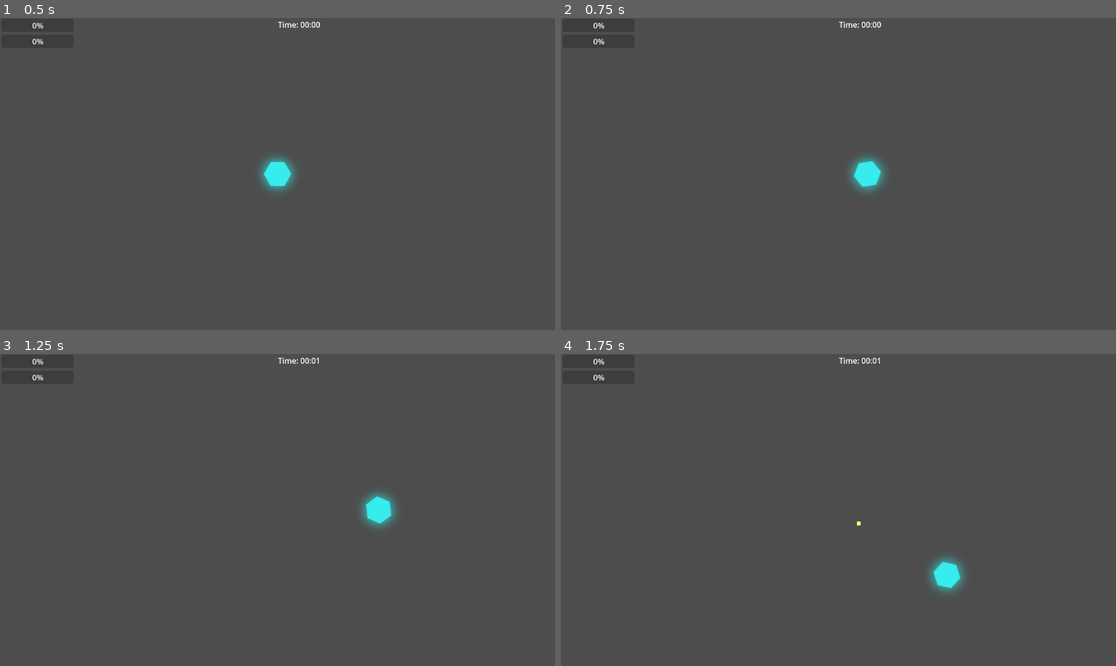
Above: before the commit, frames 1-4 (two rows, left to right).
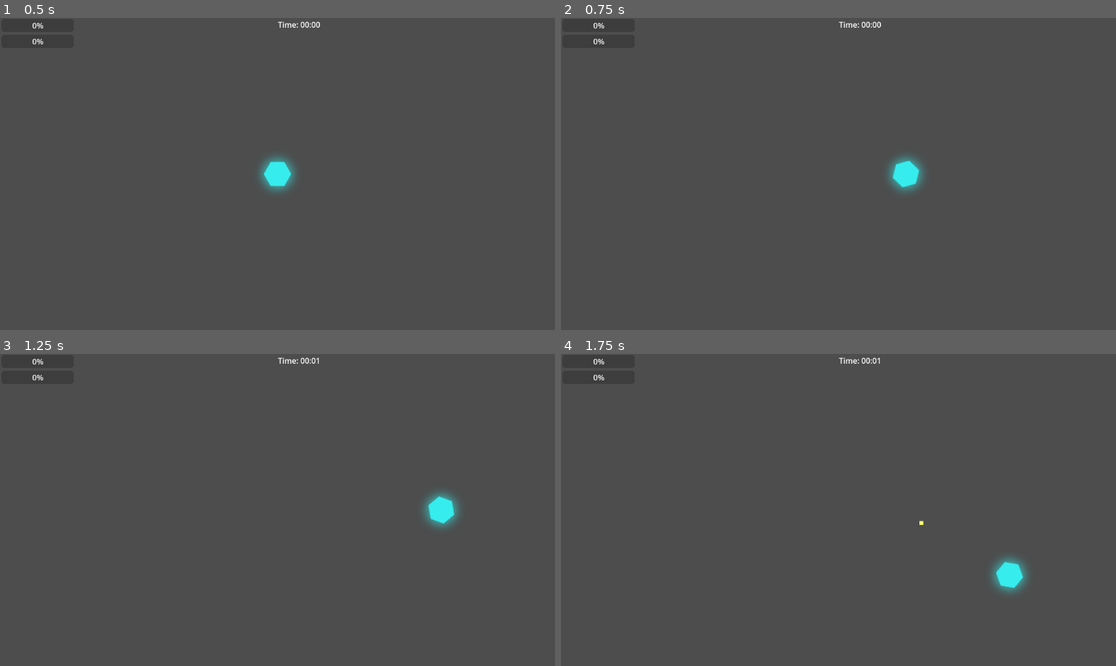
Above: after the commit, the same moments.

Repository: E3-Hub/major-jam-7
Game: Godot game, scene res://scenes/world/main.tscn
The game is run twice, just before and just after one commit, with the same random seed, the same clock (stepped at 60 frames per second) and the same inputs.
Inputs (mouse positions are in pixels of both pictures, inside the frame that each line leads up to):
- Up to frame 1 (0.5 s): no input
- Up to frame 2 (0.75 s): tap Enter at 0.5 s; move the mouse to (960, 158) at 0.52 s; hold D (move_right) from 0.53 s (still down); tap Space (dash, bound only after the commit) at 0.6 s
- Up to frame 3 (1.25 s): keep holding D (move_right)
- Up to frame 4 (1.75 s): move the mouse to (727, 525) at 1.27 s; release D (move_right) at 1.28 s; hold S (move_down) from 1.28 s (still down); click (727, 525) at 1.35 s; tap Space (dash, bound only after the commit) at 1.55 s

Frame 1 is identical in both runs. In frame 2, 1.1% of the frame differs, in the area x 52-66%, y 44-56%; in frame 3, 1.1%; in frame 4, 1.2%, in the area x 53-84%, y 53-77%.

Commit message:
Add Player dash function

Diff:
--- a/project.godot
+++ b/project.godot
@@ -50,6 +50,11 @@
 "events": [Object(InputEventMouseButton,"resource_local_to_scene":false,"resource_name":"","device":-1,"window_id":0,"a …(252 unchanged characters)…
 ]
 }
+dash={
+"deadzone": 0.5,
+"events": [null, Object(InputEventKey,"resource_local_to_scene":false,"resource_name":"","device":0,"window_id":0,"alt_pressed":false,"shift_pressed":false,"ctrl_pressed":false,"meta_pressed":false,"pressed":false,"keycode":0,"physical_keycode":32,"key_label":0,"unicode":0,"location":0,"echo":false,"script":null)
+]
+}
 
 [layer_names]
 
--- a/scenes/world/main.tscn
+++ b/scenes/world/main.tscn
@@ -15,7 +15,6 @@
 
 [node name="GameManager" type="Node" parent="." groups=["game_manager"]]
 script = ExtResource("2_mli2r")
-metadata/_custom_type_script = "uid://mcvp0d1gqc3j"
 
 [node name="UIManager" parent="GameManager" instance=ExtResource("3_f8fyy")]
 offset_left = -573.0
@@ -25,13 +24,11 @@
 
 [node name="PatchSystem" type="Node" parent="GameManager"]
 script = ExtResource("4_tt8nk")
-metadata/_custom_type_script = "uid://cx10b7en7ghpi"
 
 [node name="PatchTimer" type="Timer" parent="GameManager/PatchSystem"]
 
 [node name="EnemySpawner" type="Node2D" parent="." groups=["enemy_spawner"]]
 script = ExtResource("4_wbupf")
 enemy_scenes = Array[PackedScene]([ExtResource("5_7tdlr")])
-metadata/_custom_type_script = "uid://dhhniimbgha7d"
 
 [node name="SpawnTimer" type="Timer" parent="EnemySpawner"]
--- a/scripts/player/player.gd
+++ b/scripts/player/player.gd
@@ -2,6 +2,13 @@
 class_name Player
 
 @export var speed: float = 300.0
+@export var dash_speed: float = 900
+@export var is_dashing: bool = false
+@export var dash_duration: float = 0.2  # seconds
+@export var dash_timer: float = 0.0
+@export var dash_cooldown: float = 1.0
+@export var dash_cooldown_timer: float = 0.0
+@export var dash_direction = Vector2.ZERO
 @export var bullet_scene: PackedScene
 @export var base_shoot_cooldown: float = 0.2
 
@@ -28,24 +35,50 @@
 	shoot_timer.timeout.connect(_on_shoot_timer_timeout)
 
 func _physics_process(delta):
+	handle_dash(delta)
 	handle_movement()
 	handle_rotation()
 	handle_shooting()
 
 func handle_movement():
-	var input_vector = Vector2.ZERO
+	var input_vector = get_input_direction()
+	if is_dashing:
+		velocity = dash_direction.normalized() * dash_speed
+	else:
+		velocity = input_vector.normalized() * speed
+	move_and_slide()
 
+func handle_dash(delta):
+	# Cooldown countdown
+	if dash_cooldown_timer > 0:
+		dash_cooldown_timer -= delta
+
+	# Dash duration countdown
+	if is_dashing:
+		dash_timer -= delta
+		if dash_timer <= 0:
+			is_dashing = false
+
+	# Start dash if key pressed and not on cooldown
+	if Input.is_action_just_pressed("dash") and dash_cooldown_timer <= 0 and not is_dashing:
+		is_dashing = true
+		dash_timer = dash_duration
+		dash_cooldown_timer = dash_cooldown
+		# Dash in the current input direction
+		dash_direction = get_input_direction()
+
+func get_input_direction() -> Vector2:
+	var dir = Vector2.ZERO
 	if Input.is_action_pressed("move_left"):
-		input_vector.x -= 1
+		dir.x -= 1
 	if Input.is_action_pressed("move_right"):
-		input_vector.x += 1
+		dir.x += 1
 	if Input.is_action_pressed("move_up"):
-		input_vector.y -= 1
+		dir.y -= 1
 	if Input.is_action_pressed("move_down"):
-		input_vector.y += 1
+		dir.y += 1
+	return dir
 
-	velocity = input_vector.normalized() * speed * (1 + GameModifiers.player_speed_modifier)
-	move_and_slide()
 
 func handle_rotation():
 	var mouse_pos = get_global_mouse_position()
Not shown: 1 places in scenes/enemies/enemy_bullet.tscn that only renumber resources
Not shown: 1 places in scenes/enemies/shooting_enemy.tscn that only renumber resources
Not shown: 1 places in scenes/world/exp_orb.tscn that only renumber resources
Not shown: 1 places in scenes/world/main.tscn that only renumber resources
Not shown, changed: README.md
